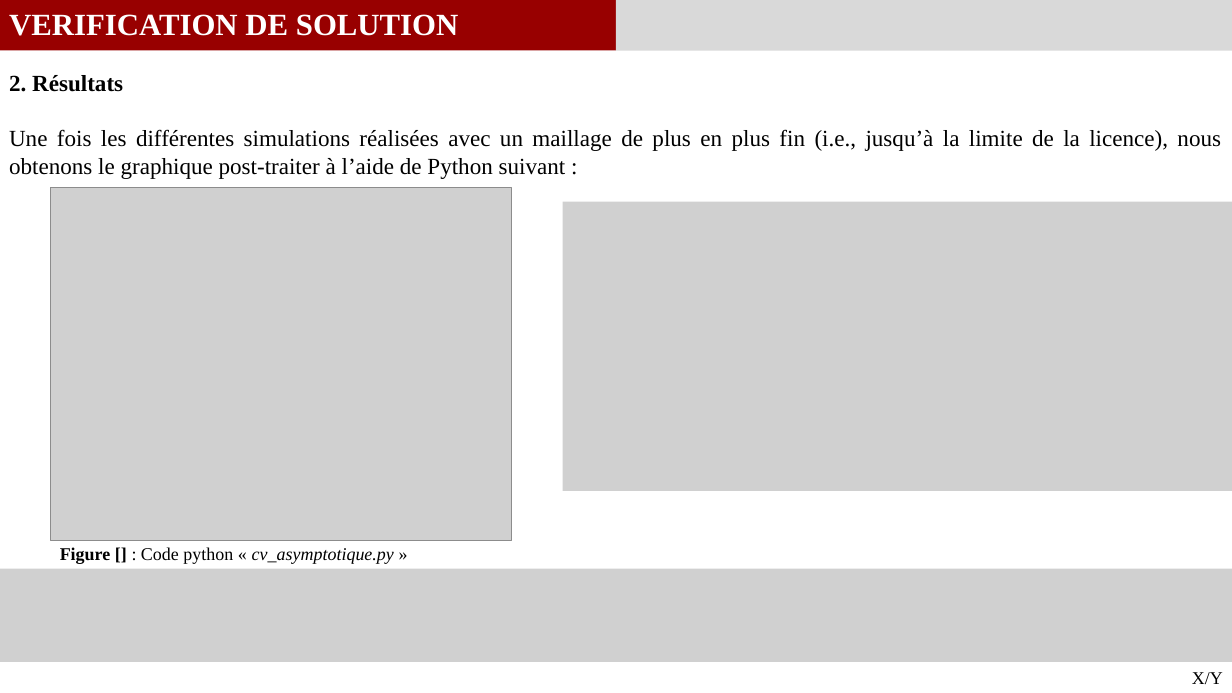
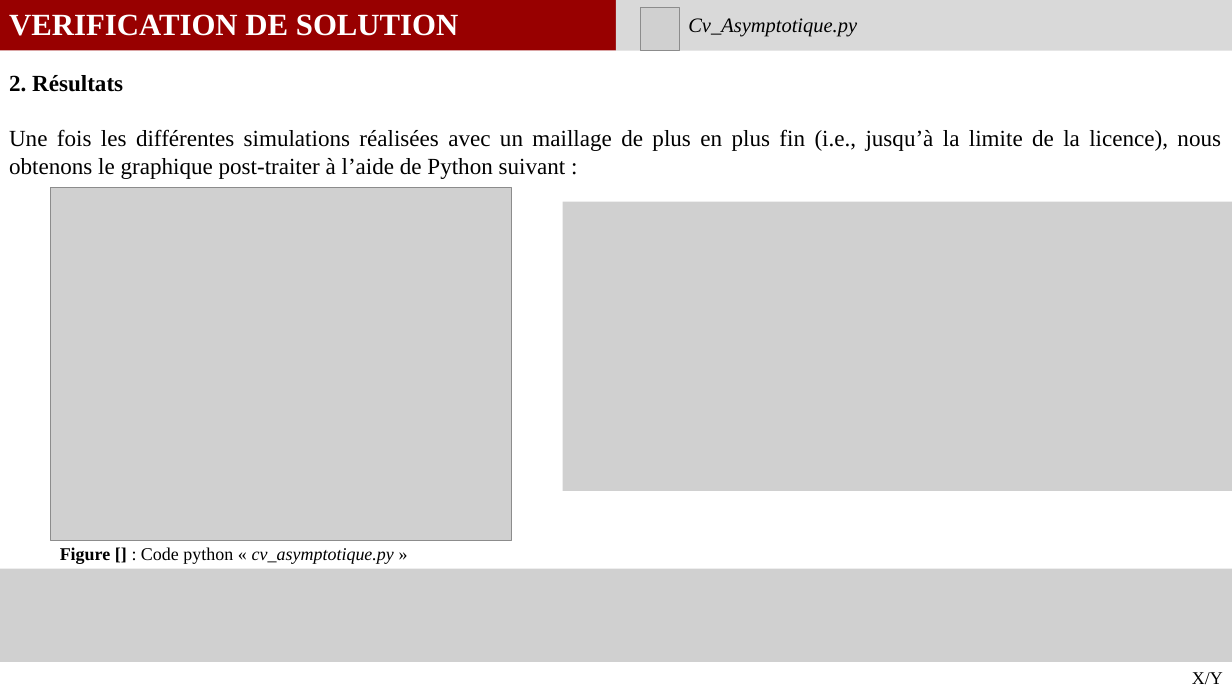
Before and after one commit to GauthierBRUNEL/MEC8211_projet, a slide deck: slide 8 of 03_Rapport/Rapport_Projet.pptx. Drawn at 1232x693 pixels with LibreOffice and Linux fonts; fonts in the diff are those of the drawing; grey boxes stand for pictures. Boxes give left, top, right and bottom in pixels: in the first picture for what was removed or moved away, otherwise in the second. Text is boxed around its words. In the diff, an @@ line names an element or a change of style, - is before the commit and + after.

```diff
--- a/03_Rapport/Rapport_Projet.pptx
+++ b/03_Rapport/Rapport_Projet.pptx
@@ picture added at <box>640,8,679,51</box> @@
@@ text added at <box>688,18,857,37</box>, 16 pt, text #000000, italic @@
+Cv_Asymptotique.py
```
Also in this commit, not shown: 3 other slides changed, 2 slides added, 8 other files.
